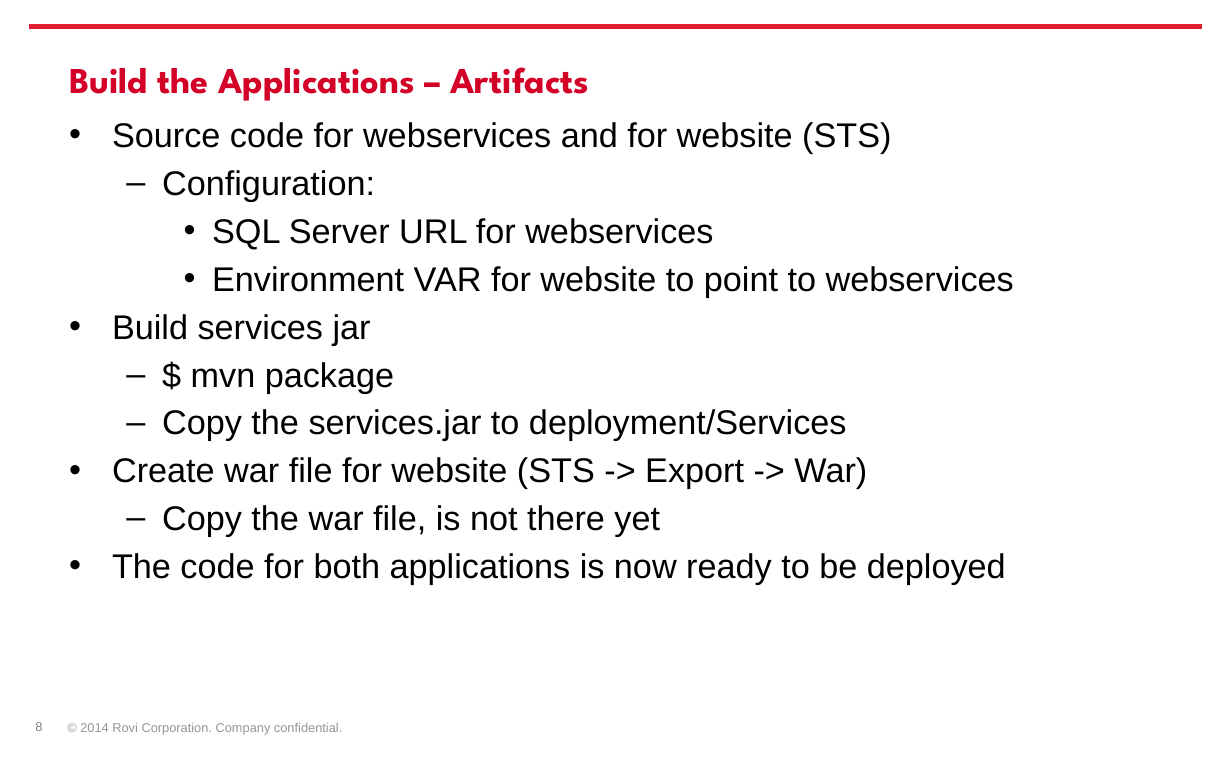
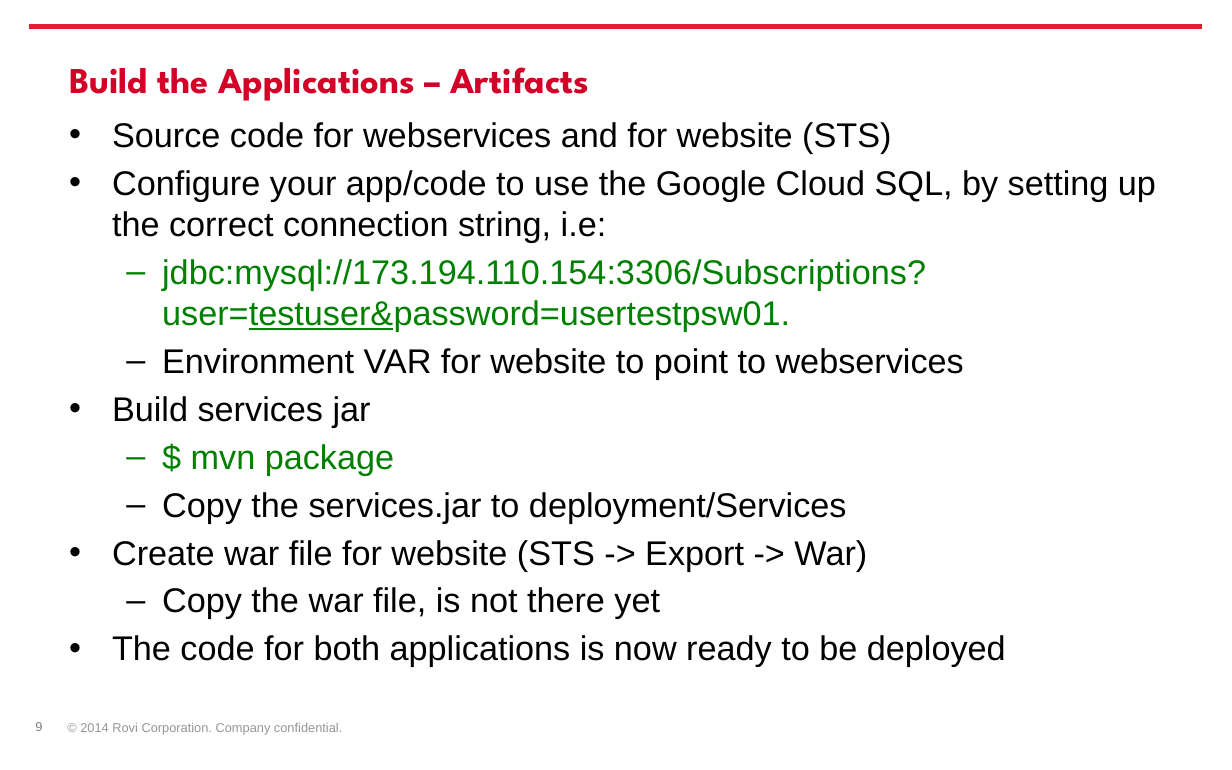
Before and after one commit to gevgev/subscribers, a slide deck: slide 9 of docker-kubernetes-intro-starting-a-project.pptx (slide 8 before the commit). Drawn at 1232x770 pixels with LibreOffice and Linux fonts; fonts in the diff are those of the drawing; background and template pictures are left out. Boxes give left, top, right and bottom in pixels: in the first picture for what was removed or moved away, otherwise in the second. Text is boxed around its words. In the diff, an @@ line names an element or a change of style, - is before the commit and + after.

```diff
--- a/docker-kubernetes-intro-starting-a-project.pptx
+++ b/docker-kubernetes-intro-starting-a-project.pptx
@@ text at box(112, 170, 1156, 331): text changed @@
-  – Configuration:
-    • SQL Server URL for webservices
+• Configure your app/code to use the Google Cloud SQL, by setting up the correct connection string, i.e:
+  – jdbc:mysql://173.194.110.154:3306/Subscriptions?user=testuser&password=usertestpsw01.
@@ text at box(162, 348, 964, 475): text colour #000000 to #008000 in "$ mvn package"; bullet • to –; list level 3 to 2 in "Environment VAR for website to ..." @@
```
Also in this commit, not shown: 5 other slides changed, 1 slide added.
